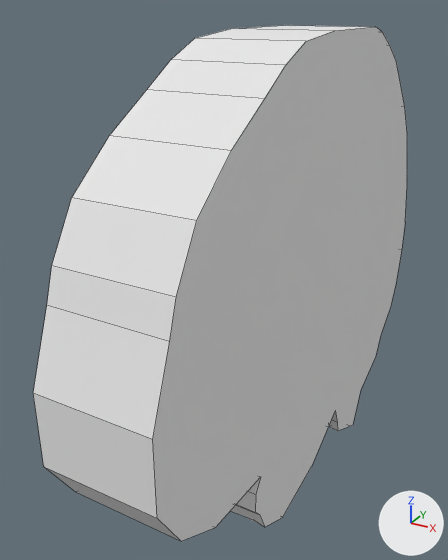
What one commit did to the Blender file Brains/Assets/Blender/Character Brain Hint.blend.
One viewpoint serves both versions: a 50 mm lens placed at (0.19, -0.417, 1.443), pointed at (-0.12, 0.145, 1.161). The axes (+X, +Y, +Z) are drawn at lower right. The lights are the same throughout. Mesh edges are drawn as thin lines.

Before the edit, the objects in view are built like this:
```python
me_cube_003 = bpy.data.meshes.new('Cube.003')
me_cube_003.from_pydata(...)  # 93 vertices, 53 faces; spans x -1.0..1.0, y -8.9..8.0, z -1.0..0.2
me_cube_003.materials.append(mat_material)  # its picture is missing
ob_cube = bpy.data.objects.new('Cube', me_cube_003)
ob_cube.location = (-0.016, 0.181, 1.169)
ob_cube.rotation_euler = (1.571, 0.0, 14.15)  # degrees (90, 0, 91)
ob_cube.scale = (0.345, 0.0318, 0.0867)
```
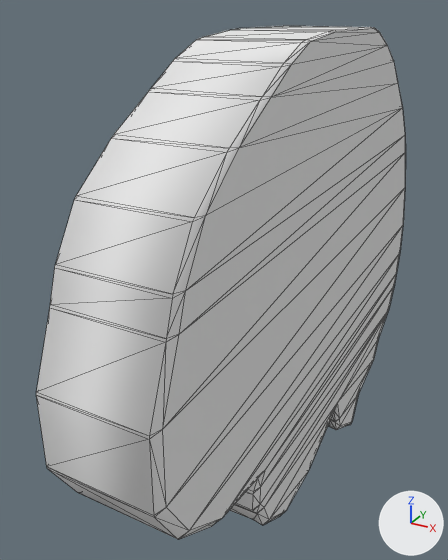
The change in detail:
me_cube_003 has 93 vertices, 53 faces and spans x -1.0..1.0, y -8.9..8.0, z -1.0..0.2.
me_cube_003 is used by ob_cube; location (-0.016, 0.181, 1.169); rotation (1.571, 0.0, 14.15), in degrees (90, 0, 91); scale (0.345, 0.0318, 0.0867).
me_cube_003 part 1: edges marked sharp go from 0 to 94.
Object 'Cube' (ob_cube) gains a BEVEL modifier named 'Bevel'.
Modifier setting: width = 1.0.
Modifier setting: width_pct = 1.0.
Modifier setting: limit_method = 'NONE'.
Modifier setting: spread = 0.0.
Object 'Cube' (ob_cube) gains a TRIANGULATE modifier named 'Triangulate'.

Boxes (x1, y1, x2, y2) around the edits, measured in the pictures (448 x 560 px):
'Cube', shading changed, modifiers changed
    before: (33, 25, 407, 541)
    after: (36, 26, 406, 539)
